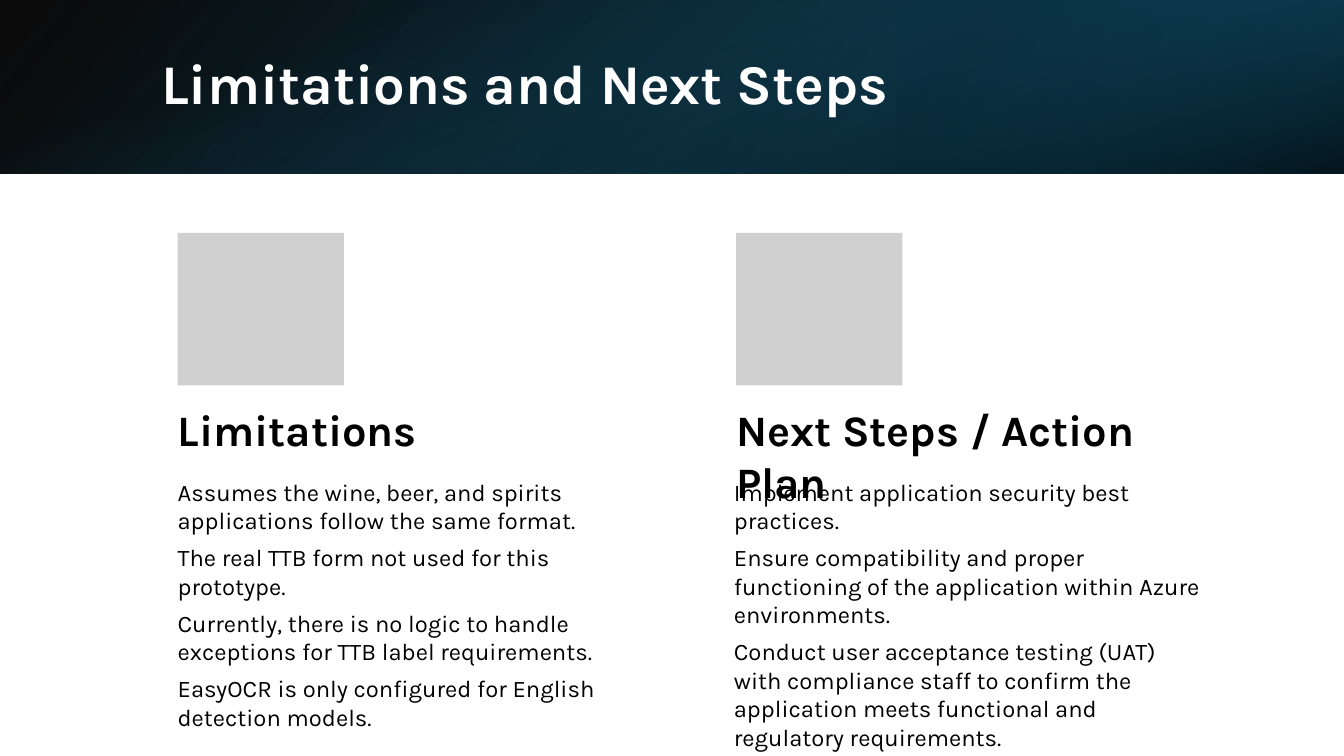
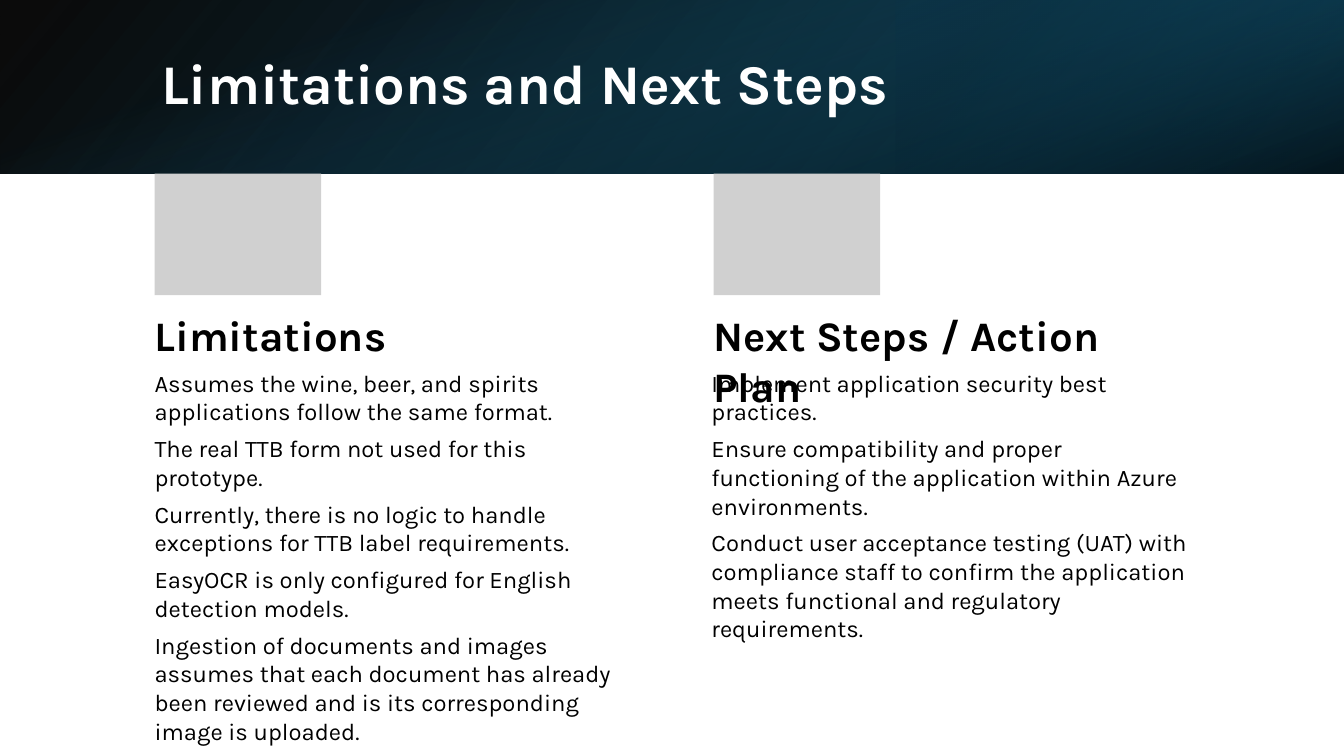
Before and after one commit to oliveraoliveraadrian/AI_Alcohol_Label_Verification, a slide deck: slide 8 of Take-Home Project_AI-Powered Alcohol Label Verification App.pptx. Drawn at 1344x756 pixels with LibreOffice and Linux fonts; fonts in the diff are those of the drawing; grey boxes stand for pictures. Boxes give left, top, right and bottom in pixels: in the first picture for what was removed or moved away, otherwise in the second. Text is boxed around its words. In the diff, an @@ line names an element or a change of style, - is before the commit and + after.

```diff
--- a/Take-Home Project_AI-Powered Alcohol Label Verification App.pptx
+++ b/Take-Home Project_AI-Powered Alcohol Label Verification App.pptx
@@ picture added at <box>154,173,321,295</box> @@
@@ picture: place and size @@
-picture at <box>736,233,902,385</box>
+picture at <box>714,173,880,295</box>
@@ picture removed at <box>177,233,344,385</box> @@
@@ text "Limitations" at <box>155,321,387,352</box>: size 31 to 30 pt @@
@@ text "Limitations": place and size @@
-text "Limitations" at <box>178,415,417,447</box>
+text "Limitations" at <box>155,321,387,352</box>
@@ text "Next Steps / Action Plan": place and size @@
-text "Next Steps / Action Plan" at <box>736,415,1135,507</box>
+text "Next Steps / Action Plan" at <box>714,321,1099,413</box>
@@ text "Next Steps / Action Plan" at <box>714,321,1099,413</box>: size 31 to 30 pt @@
@@ text "Assumes the wine, beer, and ...": place and size @@
-text "Assumes the wine, beer, and ..." at <box>178,484,595,703</box>
+text "Assumes the wine, beer, and ..." at <box>155,375,611,745</box>
@@ text "Implement application security best practices." rewrapped from <box>734,484,1199,752</box> to <box>711,373,1187,643</box> @@
@@ text at <box>155,637,611,745</box>: paragraph added @@
+Ingestion of documents and images assumes that each document has already been reviewed and is its corresponding image is uploaded.
```
Also in this commit, not shown: 1 other slide changed, 5 other files.
